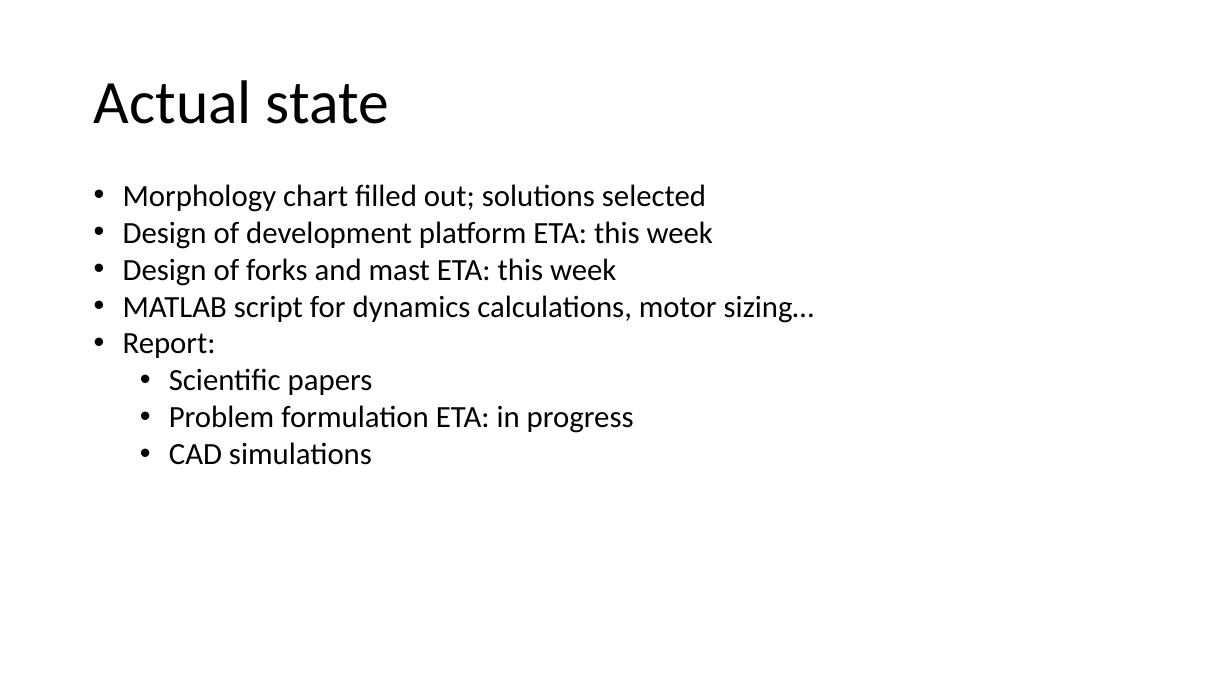
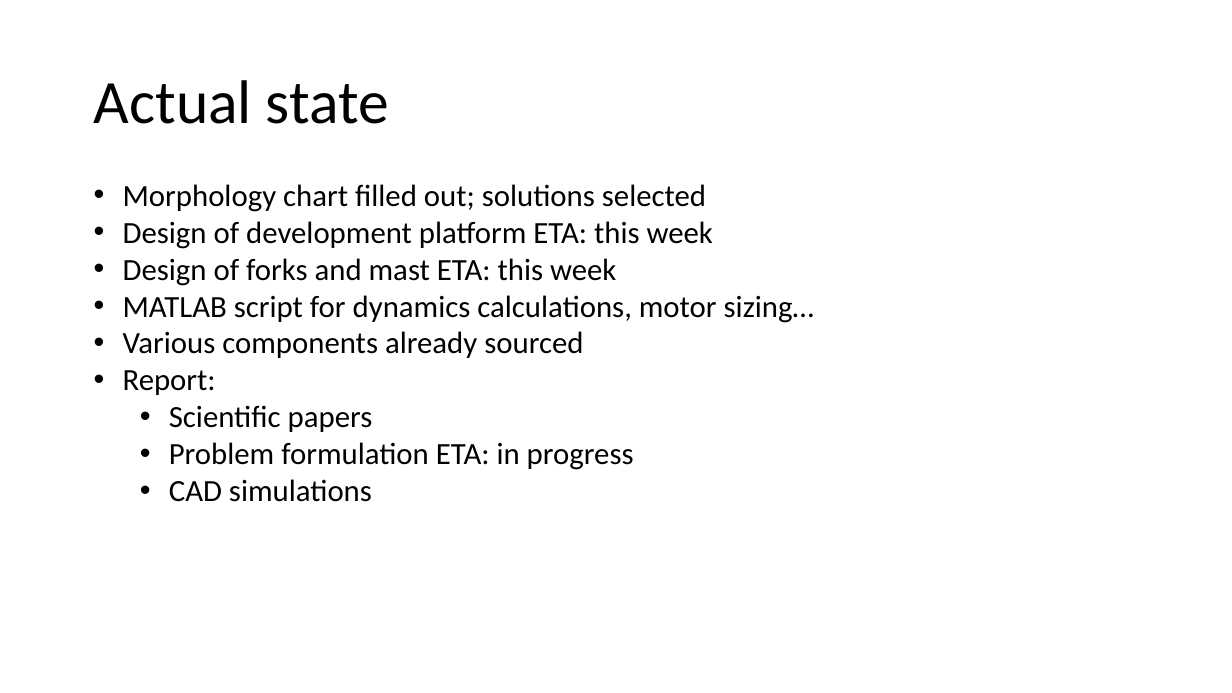
Before and after one commit to Boti21/SDU-SPRO3-FILES, a slide deck: slide 2 of 09_Communication Management/Group15_Supervisor_meeting_1.pptx. Drawn at 1232x693 pixels with LibreOffice and Linux fonts; fonts in the diff are those of the drawing. Boxes give left, top, right and bottom in pixels: in the first picture for what was removed or moved away, otherwise in the second. Text is boxed around its words. In the diff, an @@ line names an element or a change of style, - is before the commit and + after.

```diff
--- a/09_Communication Management/Group15_Supervisor_meeting_1.pptx
+++ b/09_Communication Management/Group15_Supervisor_meeting_1.pptx
@@ text at (123,331,583,358): paragraph added @@
+• Various components already sourced
```
Also in this commit, not shown: 1 other slide changed.
